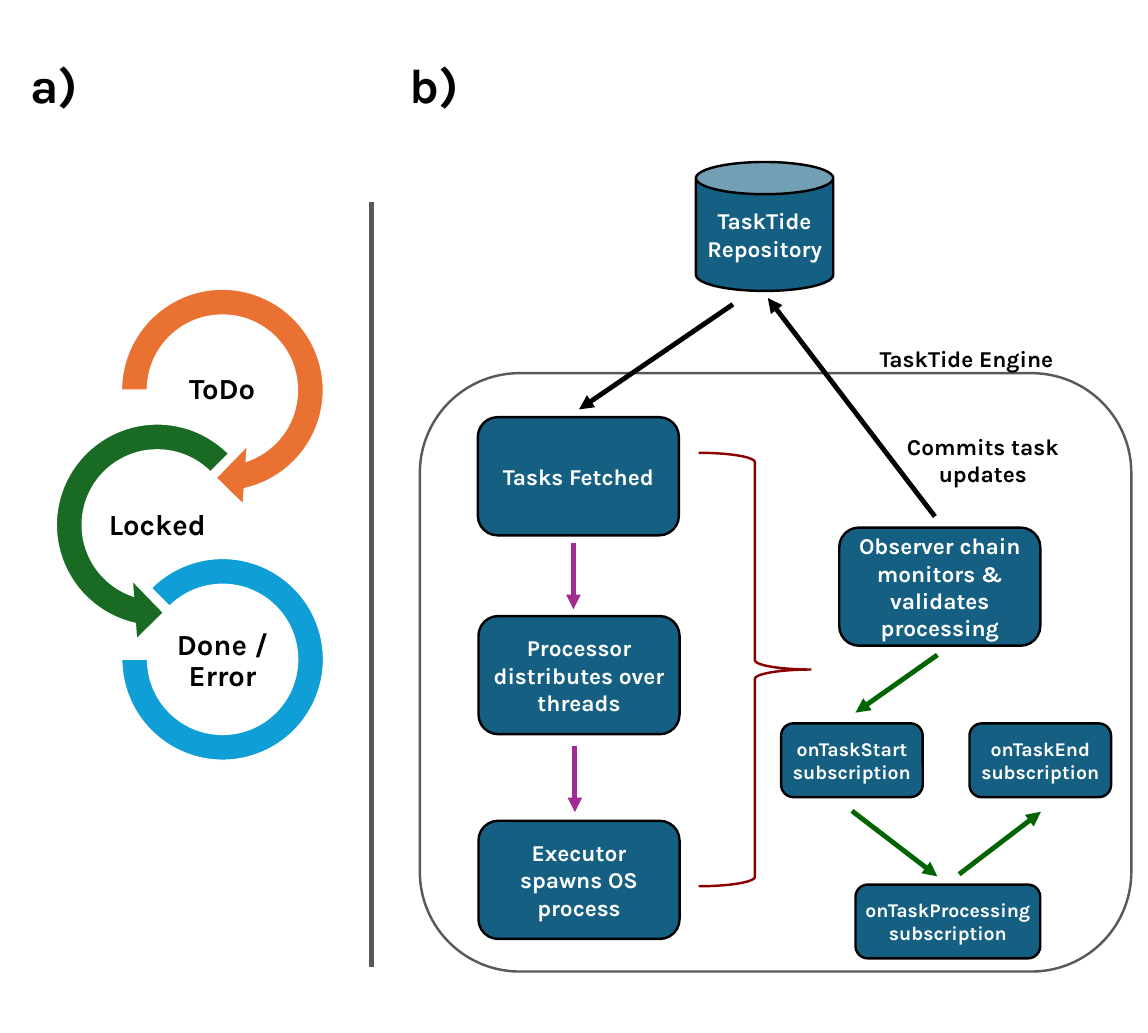
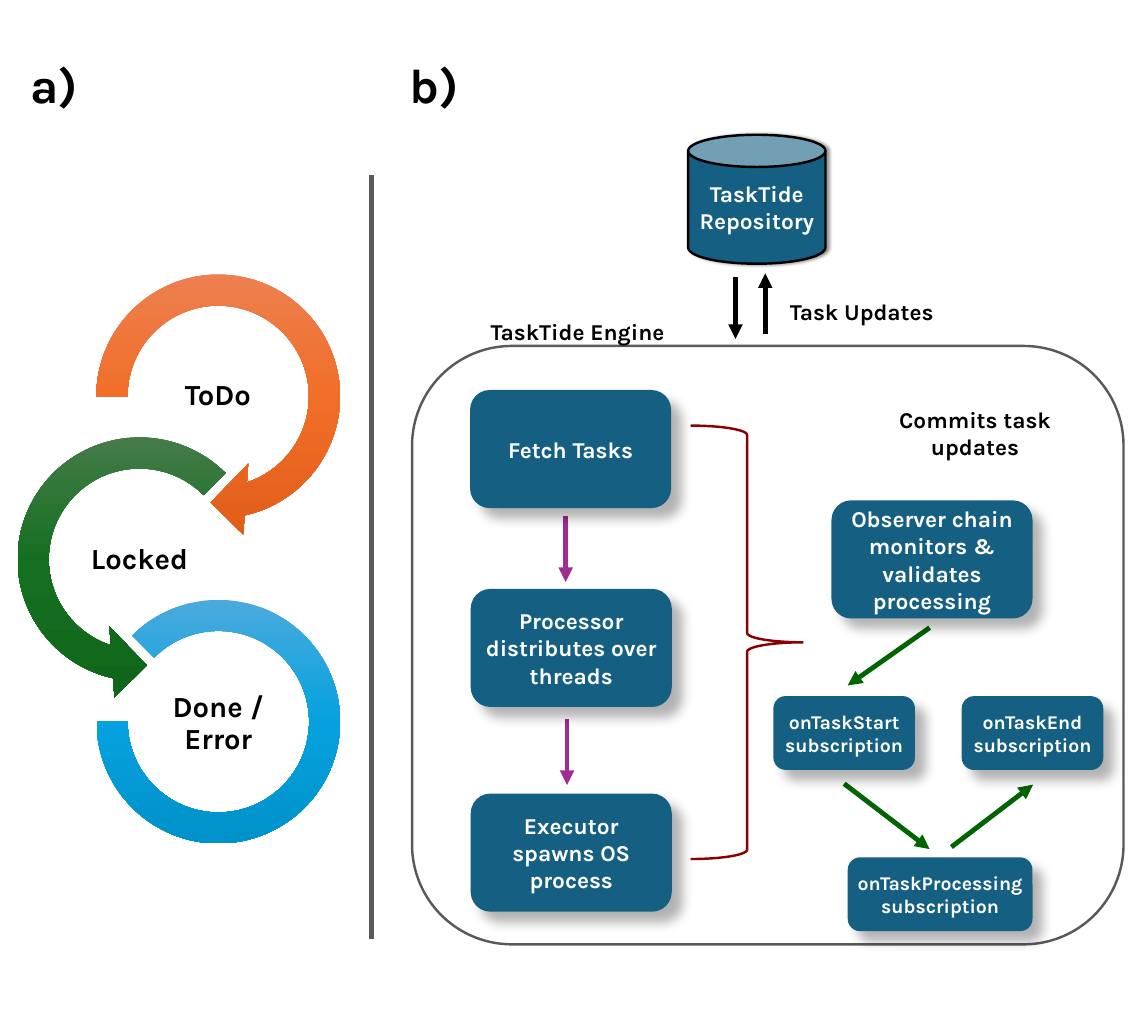
Before and after one commit to BrenKenna/TaskTide, a slide deck: slide 4 of tasktide/docs/Diagrams/Diagrams.pptx (slide 3 before the commit). Drawn at 1148x1033 pixels with LibreOffice and Linux fonts; fonts in the diff are those of the drawing. Boxes give left, top, right and bottom in pixels: in the first picture for what was removed or moved away, otherwise in the second. Text is boxed around its words. In the diff, an @@ line names an element or a change of style, - is before the commit and + after.

```diff
--- a/tasktide/docs/Diagrams/Diagrams.pptx
+++ b/tasktide/docs/Diagrams/Diagrams.pptx
@@ cylinder "TaskTide" at bbox=[688, 135, 826, 264]: shadow on @@
@@ line moved from (372, 202) - (372, 967) to (372, 175) - (372, 939) @@
@@ circular arrow: place and size @@
-circular arrow at bbox=[105, 273, 339, 507]
+circular arrow at bbox=[76, 255, 360, 538]
@@ circular arrow at bbox=[76, 255, 360, 538]: fill #E97132 to gradient #ED8257 to #F26E29 to #E25F1A; outline #FFFFFF 1.5 pt to none @@
@@ arrow moved from (733, 304) - (579, 409) to (735, 277) - (735, 339) @@
@@ arrow moved from (935, 517) - (768, 298) to (765, 334) - (765, 273) @@
@@ text "TaskTide Engine": place and size @@
-text "TaskTide Engine" at bbox=[880, 351, 1053, 373]
+text "TaskTide Engine" at bbox=[491, 324, 664, 346]
@@ text added at bbox=[790, 304, 933, 326], 28 pt, text #000000, bold @@
+Task Updates
@@ text "ToDo": place and size @@
-text "ToDo" at bbox=[189, 380, 255, 400]
+text "ToDo" at bbox=[185, 386, 251, 406]
@@ left circular arrow: place and size @@
-left circular arrow at bbox=[40, 408, 274, 642]
+left circular arrow at bbox=[0, 417, 281, 701]
@@ left circular arrow at bbox=[0, 417, 281, 701]: fill #196B24 to gradient #4D7E50 to #156F21 to #0F661B; outline #FFFFFF 1.5 pt to none @@
@@ 5 rounded rectangles, 3 arrows, 1 text, 1 cylinder, 1 right brace: place and size @@
-5 rounded rectangles, 3 arrows, 1 text, 1 cylinder, 1 right brace at bbox=[420, 162, 1131, 971]
+5 rounded rectangles, 3 arrows, 1 text, 1 cylinder, 1 right brace at bbox=[412, 135, 1124, 944]
@@ outline #000000 3 pt to none; shadow on in 7 elements at bbox=[773, 696, 915, 770], bbox=[831, 500, 1033, 619], bbox=[848, 857, 1033, 931], bbox=[961, 696, 1103, 770], bbox=[471, 794, 672, 912], bbox=[471, 589, 672, 707], bbox=[470, 390, 671, 508] @@
@@ text in rounded rectangle at bbox=[508, 442, 633, 459]: text changed @@
-Tasks Fetched
+Fetch Tasks
@@ rounded rectangle "Observer chain monitors & validates ...": place and size @@
-rounded rectangle "Observer chain monitors & validates ..." at bbox=[839, 528, 1040, 646]
+rounded rectangle "Observer chain monitors & validates ..." at bbox=[831, 500, 1033, 619]
@@ text "Locked": place and size @@
-text "Locked" at bbox=[109, 515, 206, 536]
+text "Locked" at bbox=[91, 549, 188, 570]
@@ 2 arrows, 1 rounded rectangle: place and size @@
-2 arrows, 1 rounded rectangle at bbox=[573, 543, 1040, 959]
+2 arrows, 1 rounded rectangle at bbox=[566, 516, 1033, 931]
@@ arch (boxed as its full ring): place and size @@
-arch (boxed as its full ring) at bbox=[122, 559, 324, 760]
+arch (boxed as its full ring) at bbox=[97, 600, 340, 844]
@@ arch (boxed as its full ring) at bbox=[97, 600, 340, 844]: fill #0F9ED5 to gradient #4CAADF to #05A2DF to #0092CB; outline #FFFFFF 1.5 pt to none @@
@@ text "Done / Error": place and size @@
-text "Done / Error" at bbox=[177, 636, 257, 687]
+text "Done / Error" at bbox=[173, 698, 252, 750]
@@ rounded rectangle "onTaskEnd subscription": place and size @@
-rounded rectangle "onTaskEnd subscription" at bbox=[969, 724, 1111, 798]
+rounded rectangle "onTaskEnd subscription" at bbox=[961, 696, 1103, 770]
```
Also in this commit, not shown: 1 slide added, 6 other files.
